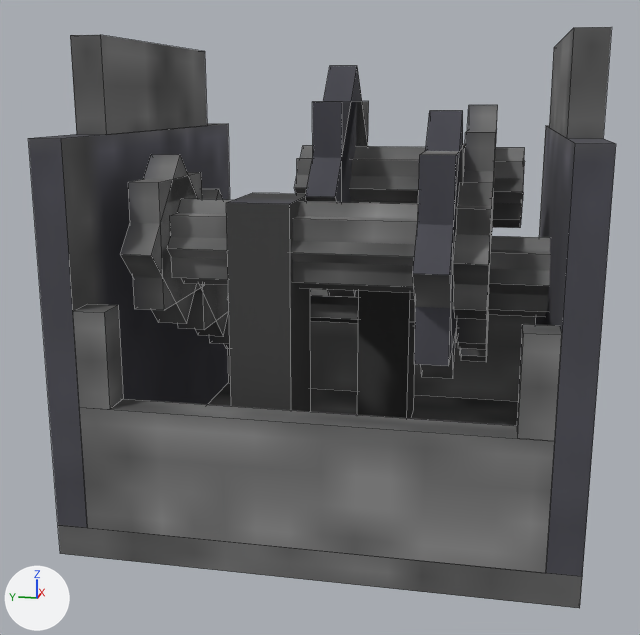
Two versions of the OBJ model src/main/resources/assets/rotarycraft/models/legacy/gearbox_8.obj, one commit apart.
Both versions are drawn from a 50 mm lens placed at (-1.476, -0.824, 0.879), pointed at (0.461, -0.436, 0.395). Lighting does not change. The marker at lower left points along +X, +Y and +Z. The first picture is the older version. Mesh edges are drawn as thin lines. Where no turn or scale is listed for an object, it has been applied to the vertices.

Names of what the first picture shows: 'gearbox_8'.
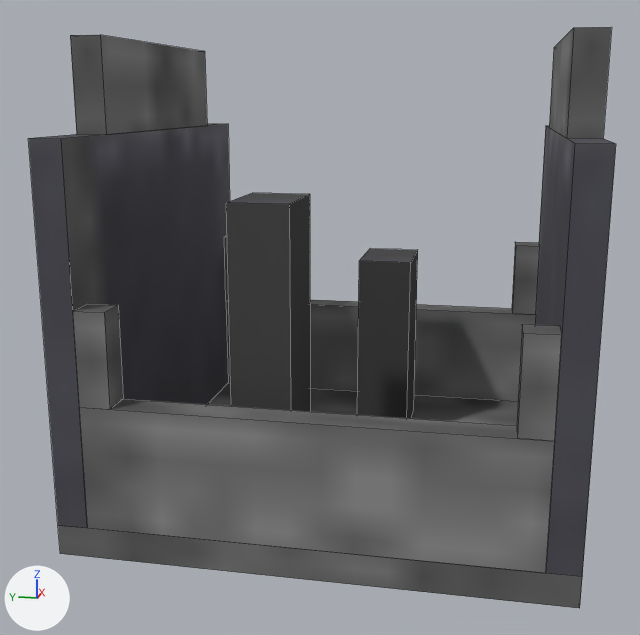
The change, as a diff of the scene's bpy script:
```diff
--- a/src/main/resources/assets/rotarycraft/models/legacy/gearbox_8.obj.py
+++ b/src/main/resources/assets/rotarycraft/models/legacy/gearbox_8.obj.py
@@ me_gearbox_8 @@
 # used by ob_gearbox_8; location = (0.0, 0.0, 0.0)
-me_gearbox_8.from_pydata(...)  # 312 vertices, 246 faces; spans x 0.0..1.0, y -1.031..0.033, z 0.0..1.0
+me_gearbox_8.from_pydata(...)  # 88 vertices, 78 faces; spans x 0.0..1.0, y -1.0..0.0, z 0.0..1.0
+# me_gearbox_8 part 1: 28 loose pieces with 224 vertices, spanning x 0.001..0.906, y -1.031..0.033, z 0.229..0.953, are deleted
 me_gearbox_8.materials.append(mat_original)
```

Boxes [x1, y1, x2, y2] around the edits, measured in the pictures (640 x 635 px):
part 1 of me_gearbox_8, deleted
    before: [120, 66, 551, 379]
